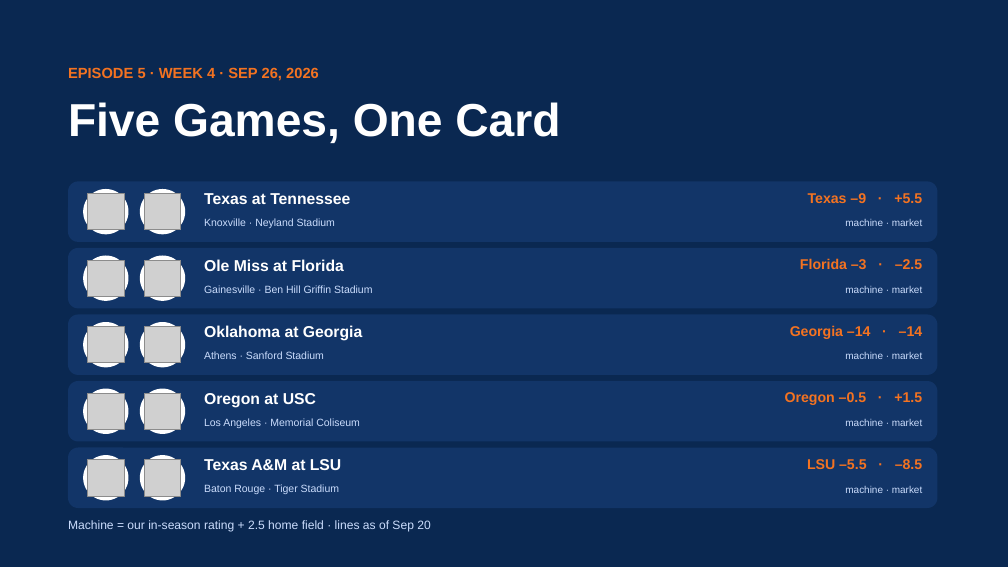
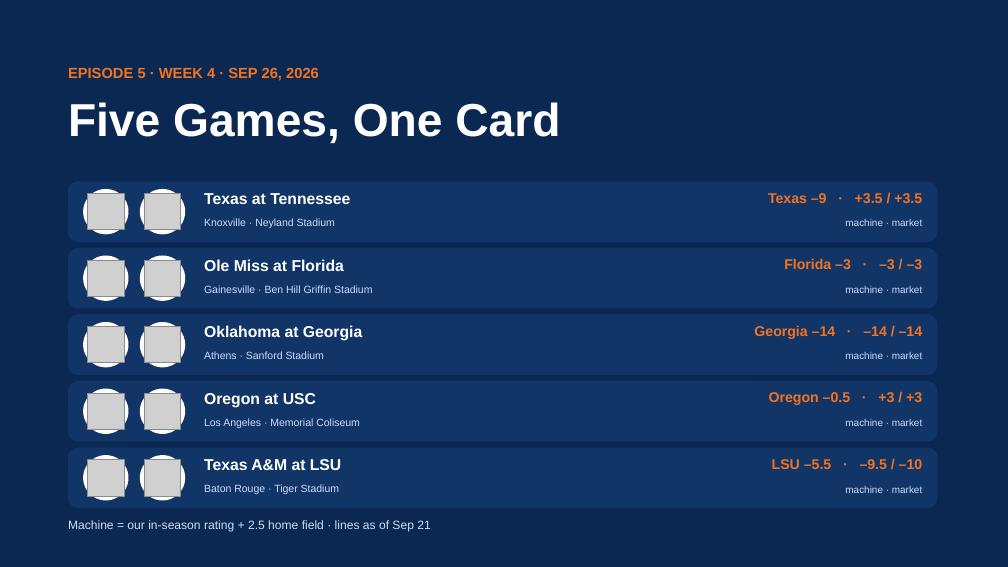
Before and after one commit to lucasalvarezflorida-lab/ncaa-fbs-analytics, a slide deck: slide 4 of decks/2026_Week4_Episode5.pptx. Drawn at 1008x567 pixels with LibreOffice and Linux fonts; fonts in the diff are those of the drawing; grey boxes stand for pictures. Boxes give left, top, right and bottom in pixels: in the first picture for what was removed or moved away, otherwise in the second. Text is boxed around its words. In the diff, an @@ line names an element or a change of style, - is before the commit and + after.

```diff
--- a/decks/2026_Week4_Episode5.pptx
+++ b/decks/2026_Week4_Episode5.pptx
@@ text at (768, 193, 922, 203): text changed @@
-Texas –9 · +5.5
+Texas –9 · +3.5 / +3.5
@@ text at (784, 258, 923, 269): text changed @@
-Florida –3 · –2.5
+Florida –3 · –3 / –3
@@ text at (754, 325, 923, 339): text changed @@
-Georgia –14 · –14
+Georgia –14 · –14 / –14
@@ text at (769, 392, 922, 405): text changed @@
-Oregon –0.5 · +1.5
+Oregon –0.5 · +3 / +3
@@ text at (772, 459, 923, 469): text changed @@
-LSU –5.5 · –8.5
+LSU –5.5 · –9.5 / –10
@@ text at (68, 520, 430, 532): text changed @@
-Machine = our in-season rating + 2.5 home field · lines as of Sep 20
+Machine = our in-season rating + 2.5 home field · lines as of Sep 21
```
Also in this commit, not shown: 7 other slides changed, 3 other files.
